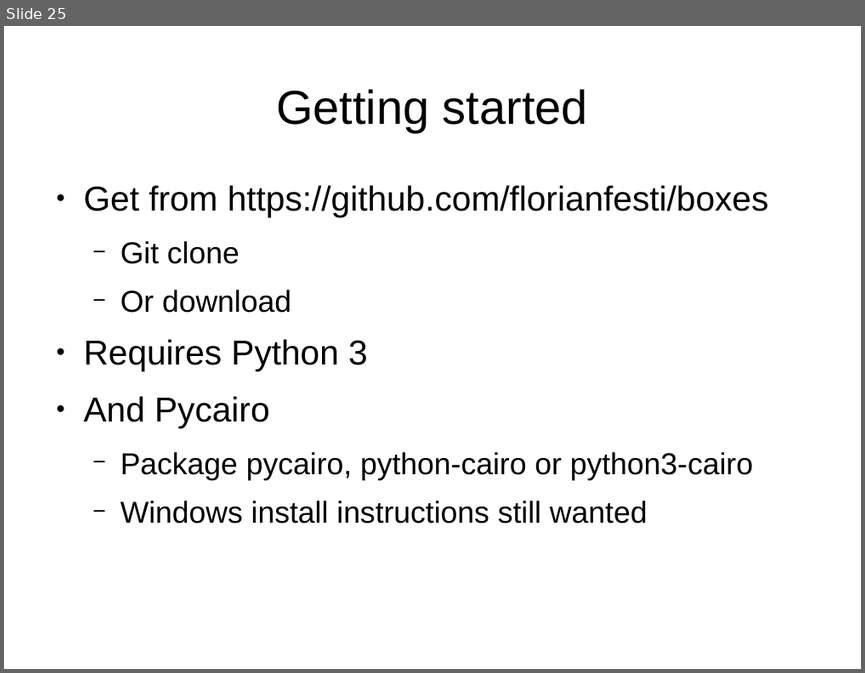
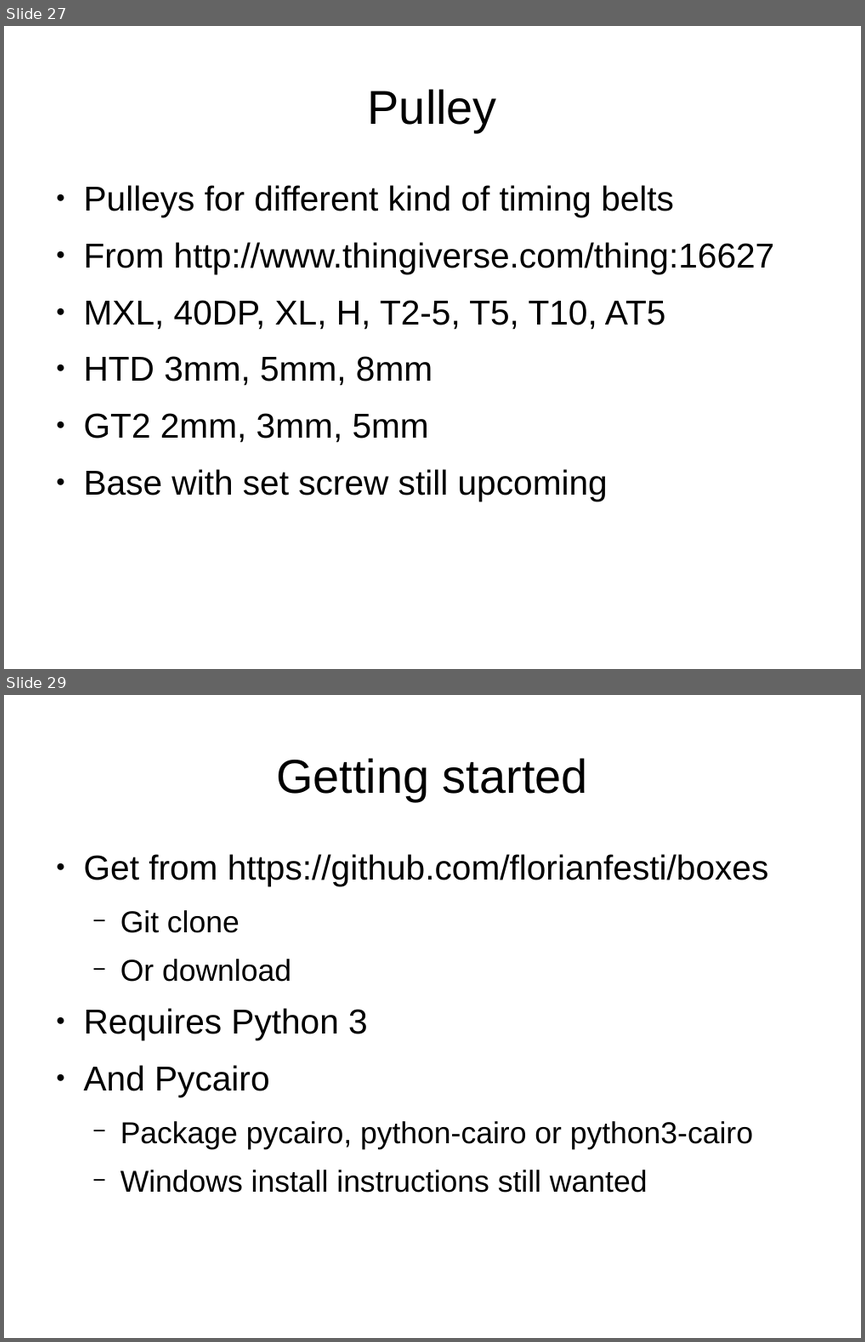
Before and after one commit to florianfesti/boxes, a slide deck: documentation/presentation.odp. Shown one above the other, each under a label of ours: slide 25 before the commit, slides 27 and 29 after it; the slides between them are not shown. The pictures are 865x673 and 865x1342 pixels, drawn with LibreOffice and Linux fonts; fonts in the diff are those of the drawing. Boxes give left, top, right and bottom in pixels: in the first picture for what was removed or moved away, otherwise in the second. Text is boxed around its words. In the diff, an @@ line names an element or a change of style, - is before the commit and + after.

```diff
--- a/documentation/presentation.odp
+++ b/documentation/presentation.odp
@@ slide 27 added at (4,26,861,669), background #FFFFFF @@
@@ title added at (368,89,497,132), 44 pt, text #000000 @@
+Pulley
@@ text added at (84,185,775,501), 32 pt, text #000000 @@
+● Pulleys for different kind of timing belts
+● From http://www.thingiverse.com/thing:16627
+● MXL, 40DP, XL, H, T2-5, T5, T10, AT5
+● HTD 3mm, 5mm, 8mm
+● GT2 2mm, 3mm, 5mm
+● Base with set screw still upcoming
@@ what was slide 25 is now slide 29 @@
```
Also in this commit, not shown: 3 slides changed, 3 other slides added.
